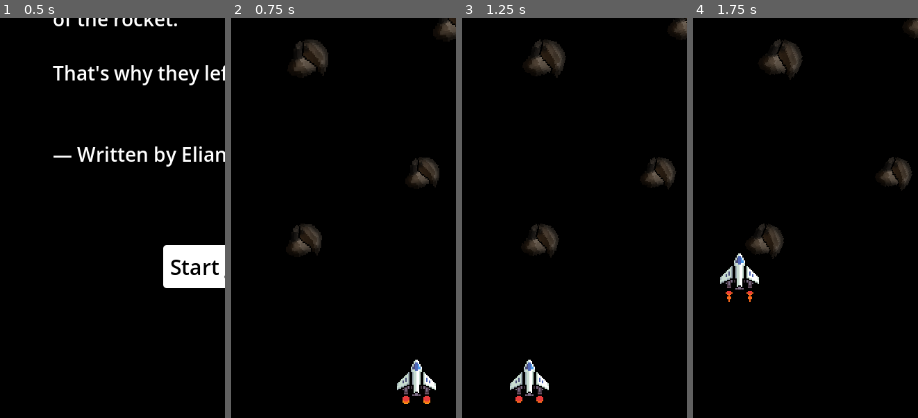
Above: before the commit, frames 1-4 (left to right).
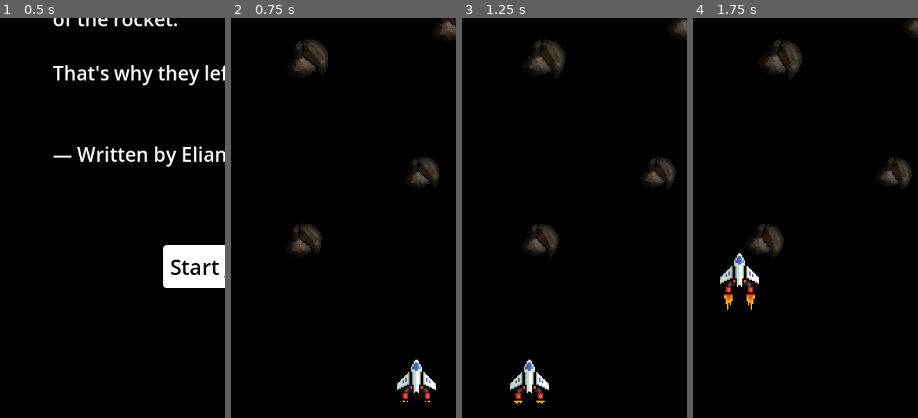
Above: after the commit, the same moments.

Repository: matheusbaumgart/oneshot-space
Game: Godot game, scene res://scenes/intro.tscn
Same seed, same stepped clock (60 frames per second), same inputs: the game is played once before the commit and once after it.
Inputs:
- Up to frame 1 (0.5 s): no input
- Up to frame 2 (0.75 s): click "Start game" at 0.5 s
- Up to frame 3 (1.25 s): no input
- Up to frame 4 (1.75 s): hold Space (move_up) from 1.28 s (still down)
The pictures show only the part of the screen within x 0-50%, y 50-100%; the shares and areas given below are measured in that part.

Frame 1 is identical in both runs. In frame 2, 0.3% of the frame differs, in the area x 76-89%, y 92-97%; in frame 3, 0.3%; in frame 4, 0.4%, in the area x 13-28%, y 65-73%.

Commit message:
higher res and web build

Diff:
--- a/project.godot
+++ b/project.godot
@@ -33,7 +33,8 @@
 window/size/viewport_width=648
 window/size/viewport_height=1152
 window/size/always_on_top=true
-window/stretch/mode="viewport"
+window/stretch/mode="canvas_items"
+window/stretch/scale_mode="integer"
 
 [input]
 
--- a/scenes/spaceship.tscn
+++ b/scenes/spaceship.tscn
@@ -1,46 +1,57 @@
-[gd_scene load_steps=13 format=3 uid="uid://cfuepag7tvkhh"]
+[gd_scene load_steps=15 format=3 uid="uid://cfuepag7tvkhh"]
 
 [ext_resource type="Script" uid="uid://bykvtwgpog2f2" path="res://scripts/spaceship.gd" id="1_y3uy0"]
-[ext_resource type="Texture2D" uid="uid://fwmav1xlbwkr" path="res://images/Foozle_2DS0011_Void_MainShip/Main Ship/Main Ship - Engines/PNGs/Main Ship - Engines - Base Engine.png" id="2_51qc7"]
-[ext_resource type="Texture2D" uid="uid://c2gpxjwm4iiuv" path="res://images/Foozle_2DS0011_Void_MainShip/Main Ship/Main Ship - Engine Effects/PNGs/Main Ship - Engines - Base Engine - Idle.png" id="3_51qc7"]
+[ext_resource type="Texture2D" uid="uid://5q25qduw3wmm" path="res://images/Foozle_2DS0011_Void_MainShip/Main Ship/Main Ship - Engine Effects/PNGs/Main Ship - Engines - Supercharged Engine - Idle.png" id="2_me4wu"]
 [ext_resource type="Texture2D" uid="uid://cnssyx81xxrqk" path="res://images/Foozle_2DS0011_Void_MainShip/Main Ship/Main Ship - Bases/PNGs/Main Ship - Base - Full health.png" id="3_pmkdn"]
-[ext_resource type="Texture2D" uid="uid://b8nxp78a1olkp" path="res://images/Foozle_2DS0011_Void_MainShip/Main Ship/Main Ship - Engine Effects/PNGs/Main Ship - Engines - Base Engine - Powering.png" id="4_gsmss"]
+[ext_resource type="Texture2D" uid="uid://85at6ohc8v7v" path="res://images/Foozle_2DS0011_Void_MainShip/Main Ship/Main Ship - Engine Effects/PNGs/Main Ship - Engines - Supercharged Engine - Powering.png" id="5_v6qj0"]
+[ext_resource type="Texture2D" uid="uid://rmw8ktlbxoyg" path="res://images/Foozle_2DS0011_Void_MainShip/Main Ship/Main Ship - Engines/PNGs/Main Ship - Engines - Supercharged Engine.png" id="6_6i2wf"]
 
-[sub_resource type="AtlasTexture" id="AtlasTexture_gsmss"]
-atlas = ExtResource("3_51qc7")
+[sub_resource type="AtlasTexture" id="AtlasTexture_343tk"]
+atlas = ExtResource("2_me4wu")
 region = Rect2(0, 0, 48, 48)
 
-[sub_resource type="AtlasTexture" id="AtlasTexture_rowme"]
-atlas = ExtResource("3_51qc7")
+[sub_resource type="AtlasTexture" id="AtlasTexture_v6qj0"]
+atlas = ExtResource("2_me4wu")
 region = Rect2(48, 0, 48, 48)
 
-[sub_resource type="AtlasTexture" id="AtlasTexture_aknta"]
-atlas = ExtResource("3_51qc7")
+[sub_resource type="AtlasTexture" id="AtlasTexture_6i2wf"]
+atlas = ExtResource("2_me4wu")
 region = Rect2(96, 0, 48, 48)
 
-[sub_resource type="AtlasTexture" id="AtlasTexture_3cgi1"]
-atlas = ExtResource("4_gsmss")
+[sub_resource type="AtlasTexture" id="AtlasTexture_r0fvi"]
+atlas = ExtResource("2_me4wu")
+region = Rect2(144, 0, 48, 48)
+
+[sub_resource type="AtlasTexture" id="AtlasTexture_iow36"]
+atlas = ExtResource("5_v6qj0")
+region = Rect2(0, 0, 48, 48)
+
+[sub_resource type="AtlasTexture" id="AtlasTexture_5eye7"]
+atlas = ExtResource("5_v6qj0")
 region = Rect2(48, 0, 48, 48)
 
-[sub_resource type="AtlasTexture" id="AtlasTexture_bkiek"]
-atlas = ExtResource("4_gsmss")
+[sub_resource type="AtlasTexture" id="AtlasTexture_tst1b"]
+atlas = ExtResource("5_v6qj0")
 region = Rect2(96, 0, 48, 48)
 
-[sub_resource type="AtlasTexture" id="AtlasTexture_yqmem"]
-atlas = ExtResource("4_gsmss")
+[sub_resource type="AtlasTexture" id="AtlasTexture_d22a7"]
+atlas = ExtResource("5_v6qj0")
 region = Rect2(144, 0, 48, 48)
 
 [sub_resource type="SpriteFrames" id="SpriteFrames_3cgi1"]
 animations = [{
 "frames": [{
 "duration": 1.0,
-"texture": SubResource("AtlasTexture_gsmss")
+"texture": SubResource("AtlasTexture_343tk")
 }, {
 "duration": 1.0,
-"texture": SubResource("AtlasTexture_rowme")
+"texture": SubResource("AtlasTexture_v6qj0")
 }, {
 "duration": 1.0,
-"texture": SubResource("AtlasTexture_aknta")
+"texture": SubResource("AtlasTexture_6i2wf")
+}, {
+"duration": 1.0,
+"texture": SubResource("AtlasTexture_r0fvi")
 }],
 "loop": true,
 "name": &"idle",
@@ -48,13 +59,16 @@
 }, {
 "frames": [{
 "duration": 1.0,
-"texture": SubResource("AtlasTexture_3cgi1")
+"texture": SubResource("AtlasTexture_iow36")
 }, {
 "duration": 1.0,
-"texture": SubResource("AtlasTexture_bkiek")
+"texture": SubResource("AtlasTexture_5eye7")
 }, {
 "duration": 1.0,
-"texture": SubResource("AtlasTexture_yqmem")
+"texture": SubResource("AtlasTexture_tst1b")
+}, {
+"duration": 1.0,
+"texture": SubResource("AtlasTexture_d22a7")
 }],
 "loop": true,
 "name": &"power",
@@ -67,24 +81,25 @@
 
 [node name="Spaceship body" type="Node2D" parent="."]
 
+[node name="Engine fire" type="AnimatedSprite2D" parent="Spaceship body"]
+texture_filter = 1
+position = Vector2(0, 13)
+scale = Vector2(2, 2)
+sprite_frames = SubResource("SpriteFrames_3cgi1")
+animation = &"idle"
+autoplay = "idle"
+frame_progress = 0.677021
+
 [node name="Engine" type="Sprite2D" parent="Spaceship body"]
 texture_filter = 1
-position = Vector2(0, 8)
+position = Vector2(0, 12)
 scale = Vector2(2, 2)
-texture = ExtResource("2_51qc7")
+texture = ExtResource("6_6i2wf")
 
 [node name="Main ship" type="Sprite2D" parent="Spaceship body"]
 texture_filter = 1
 scale = Vector2(2, 2)
 texture = ExtResource("3_pmkdn")
-
-[node name="Engine fire" type="AnimatedSprite2D" parent="Spaceship body"]
-texture_filter = 1
-position = Vector2(0, 14)
-scale = Vector2(2, 2)
-sprite_frames = SubResource("SpriteFrames_3cgi1")
-animation = &"idle"
-autoplay = "idle"
 
 [node name="CollisionPolygon2D" type="CollisionPolygon2D" parent="."]
 polygon = PackedVector2Array(0, -27, 30, 11, 0, 30, -30, 11)
Binary file changed: docs/index.icon.png
Not shown, changed: docs/index.html
Not shown, changed: docs/index.pck
